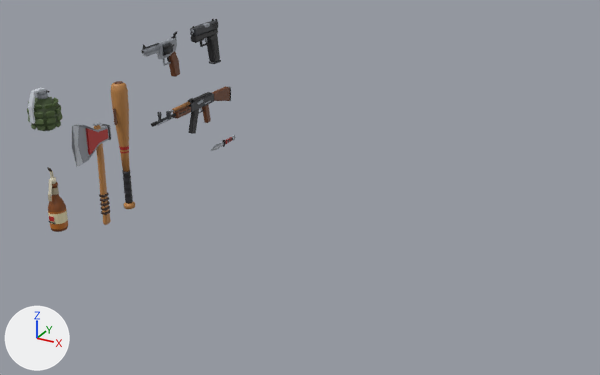
An edit to the Blender file assets/weapons/weapons.blend, drawn before and after from the same camera.
Both versions are drawn from a 50 mm lens placed at (13.48, -18.82, 7.63), pointed at (4.57, -2.63, -0.46). The lights are fixed; the arrows at lower left show +X, +Y and +Z. The older version comes first.

Script lines for the objects in view, before the commit:
```python
me_handgun_001 = bpy.data.meshes.new('Handgun.001')
me_handgun_001.from_pydata(...)  # 544 vertices, 480 faces; spans x -0.114..0.114, y -1.066..0.159, z -0.625..0.625
me_handgun_001.materials.append(mat_weaponvertexcolor)
me_revolver_001 = bpy.data.meshes.new('Revolver.001')
me_revolver_001.from_pydata(...)  # 642 vertices, 505 faces; spans x -0.166..0.166, y -1.179..0.271, z -0.548..0.634
me_revolver_001.materials.append(mat_weaponvertexcolor)
me_rifle_001 = bpy.data.meshes.new('Rifle.001')
me_rifle_001.from_pydata(...)  # 610 vertices, 532 faces; spans x -0.09..0.17, y -2.42..1.28, z -0.51..0.56
me_rifle_001.materials.append(mat_weaponvertexcolor)
ob_handgun = bpy.data.objects.new('Handgun', me_handgun_001)
ob_handgun.location = (0.0, 0.6, 1.9)
ob_revolver = bpy.data.objects.new('Revolver', me_revolver_001)
ob_revolver.location = (0.0, -1.4, 1.9)
ob_rifle = bpy.data.objects.new('Rifle', me_rifle_001)
ob_rifle.location = (0.0, 0.0, 0.0)
# also in view: 'Molotov' at (0.0, -6.1, -0.35); 'Axe' at (0.0, -4.78, -0.27); 'Grenade' at (0.0, -6.11, 1.81); 'Bat' at (0.0, -3.63, 0.07)
```
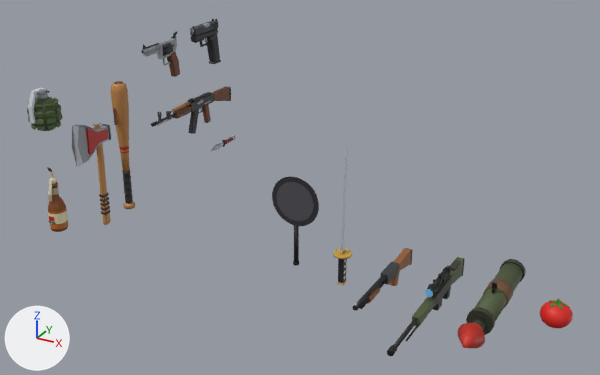
The change, as a diff of the scene's bpy script:
```diff
--- a/assets/weapons/weapons.blend.py
+++ b/assets/weapons/weapons.blend.py
@@ me_tomato @@
+me_tomato.from_pydata(...)  # 278 vertices, 280 faces; spans x -0.4..0.4, y -0.5..0.3, z 0.022..0.79
+me_tomato.materials.append(mat_weaponvertexcolor)
@@ me_rocket @@
+me_rocket.from_pydata(...)  # 352 vertices, 202 faces; spans x -0.34..0.34, y -2.77..1.34, z -0.15..1.06
+me_rocket.materials.append(mat_weaponvertexcolor)
@@ me_sniper @@
+me_sniper.from_pydata(...)  # 358 vertices, 244 faces; spans x -0.3..0.13, y -3.61..1.4, z -0.25..0.8
+me_sniper.materials.append(mat_weaponvertexcolor)
@@ me_shotgun @@
+me_shotgun.from_pydata(...)  # 136 vertices, 86 faces; spans x -0.11..0.11, y -2.34..1.25, z -0.24..0.52
+me_shotgun.materials.append(mat_weaponvertexcolor)
@@ me_katana @@
+me_katana.from_pydata(...)  # 153 vertices, 121 faces; spans x -0.26..0.26, y -0.26..0.26, z -0.48..3.85
+me_katana.materials.append(mat_weaponvertexcolor)
@@ me_pan @@
+me_pan.from_pydata(...)  # 184 vertices, 102 faces; spans x -0.76..0.76, y -0.09..0.1, z -0.27..2.54
+me_pan.materials.append(mat_weaponvertexcolor)
@@ ob_tomato @@
+ob_tomato = bpy.data.objects.new('Tomato', me_tomato)
+ob_tomato.location = (10.5, 0.0, -4.0)
@@ ob_rocket @@
+ob_rocket = bpy.data.objects.new('Rocket', me_rocket)
+ob_rocket.location = (9.0, 0.0, -4.0)
@@ ob_sniper @@
+ob_sniper = bpy.data.objects.new('Sniper', me_sniper)
+ob_sniper.location = (7.5, 0.0, -4.0)
@@ ob_shotgun @@
+ob_shotgun = bpy.data.objects.new('Shotgun', me_shotgun)
+ob_shotgun.location = (6.0, 0.0, -4.0)
@@ ob_katana @@
+ob_katana = bpy.data.objects.new('Katana', me_katana)
+ob_katana.location = (4.5, 0.0, -4.0)
@@ ob_pan @@
+ob_pan = bpy.data.objects.new('Pan', me_pan)
+ob_pan.location = (3.0, 0.0, -4.0)
```

Boxes [x1, y1, x2, y2] around the edits, measured in the pictures (600 x 375 px):
'Rocket', added: after [458, 259, 526, 348]
'Pan', added: after [272, 176, 319, 266]
'Sniper', added: after [387, 257, 465, 356]
'Shotgun', added: after [353, 248, 412, 311]
'Tomato', added (red): after [540, 299, 573, 328]
'Katana', added: after [334, 144, 352, 285]
